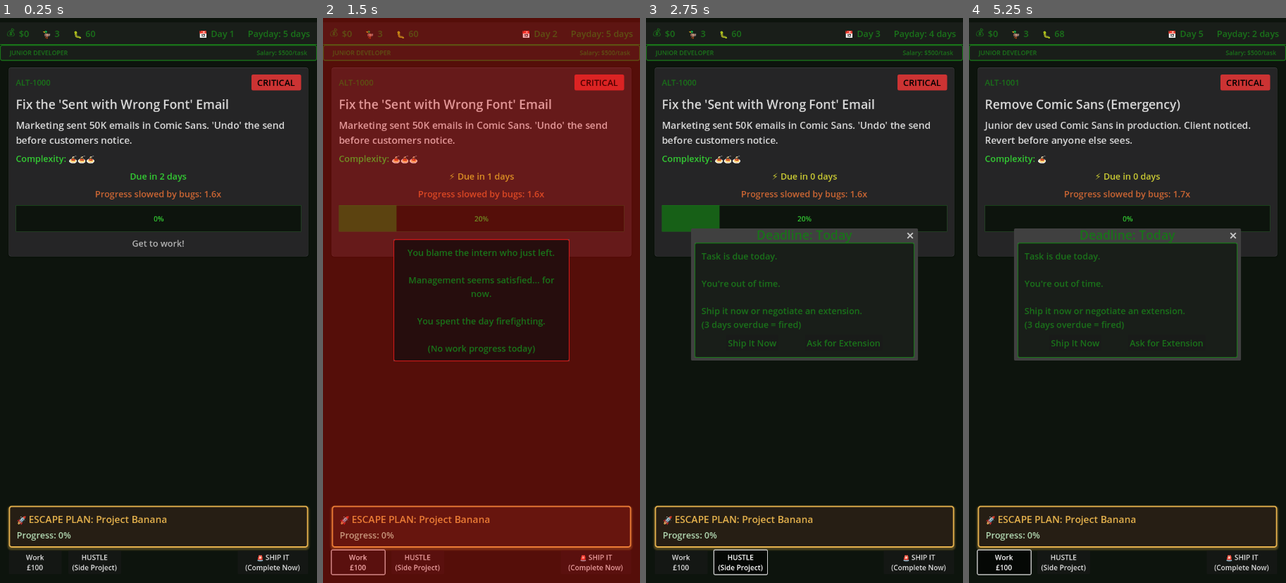
Above: before the commit, frames 1-4 (left to right).
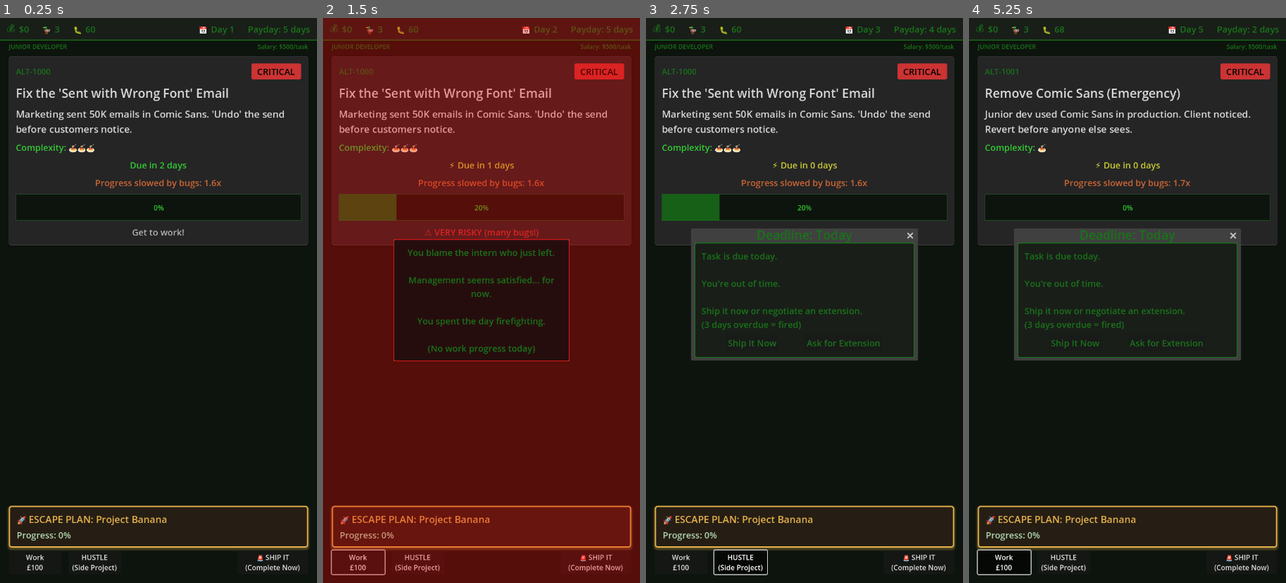
Above: after the commit, the same moments.

Repository: lmchoi/alt-f-this
Game: Godot game, scene res://scenes/game_ui.tscn
The game is run twice, just before and just after one commit, with the same random seed, the same clock (stepped at 60 frames per second) and the same inputs.
Inputs:
- Up to frame 1 (0.25 s): no input
- Up to frame 2 (1.5 s): click "Work £100" at 0.5 s; click "The intern we just let go." at 1.25 s
- Up to frame 3 (2.75 s): click "HUSTLE (Side Project)" at 2 s
- Up to frame 4 (5.25 s): click "🚨 SHIP IT (Complete Now)" at 2.75 s; click "Ship It Now" at 3.5 s; click "The intern we just let go." at 4.25 s; click "Work £100" at 5 s

The runs differ from the first frame. In frame 1, 12% of the frame differs, in the area x 0-100%, y 1-43%; in frame 2, 6.1%; in frame 3, 10%; in frame 4, 10%.

Commit message:
Fix panel spacing and remove job info border
- Remove border from JobInfo panel (no visual separation)
- Reduce JobInfo height (32→28px) and padding (6→4px)
- Remove top offset from VBoxContainer (10px→0px)
- Reduce gap between JobInfo and TaskPanel (15px→8px)

Tighter spacing matches mockup layout.

🤖 Generated with [Claude Code](https://claude.com/claude-code)

Co-Authored-By: Claude <noreply@anthropic.com>

Diff:
--- a/scenes/game_ui.tscn
+++ b/scenes/game_ui.tscn
@@ -28,7 +28,6 @@
 anchors_preset = 15
 anchor_right = 1.0
 anchor_bottom = 1.0
-offset_top = 10.0
 offset_bottom = -70.0
 grow_horizontal = 2
 grow_vertical = 2
@@ -43,7 +42,7 @@
 [node name="TaskPanelMargin" type="MarginContainer" parent="VBoxContainer"]
 layout_mode = 2
 theme_override_constants/margin_left = 20
-theme_override_constants/margin_top = 15
+theme_override_constants/margin_top = 8
 theme_override_constants/margin_right = 20
 
 [node name="TaskPanel" parent="VBoxContainer/TaskPanelMargin" instance=ExtResource("3_taskpanel")]
--- a/scenes/job_info.tscn
+++ b/scenes/job_info.tscn
@@ -1,19 +1,27 @@
-[gd_scene load_steps=2 format=3 uid="uid://cjob_info"]
+[gd_scene load_steps=3 format=3 uid="uid://cjob_info"]
 
 [ext_resource type="Script" path="res://scenes/job_info.gd" id="1_job_info"]
 [ext_resource type="Theme" path="res://themes/main_theme.tres" id="2_main_theme"]
 
+[sub_resource type="StyleBoxFlat" id="StyleBoxFlat_job_info"]
+bg_color = Color(0.05, 0.08, 0.05, 1)
+border_width_left = 0
+border_width_top = 0
+border_width_right = 0
+border_width_bottom = 0
+
 [node name="JobInfo" type="PanelContainer"]
-custom_minimum_size = Vector2(0, 32)
+custom_minimum_size = Vector2(0, 28)
 theme = ExtResource("2_main_theme")
+theme_override_styles/panel = SubResource("StyleBoxFlat_job_info")
 script = ExtResource("1_job_info")
 
 [node name="MarginContainer" type="MarginContainer" parent="."]
 layout_mode = 2
 theme_override_constants/margin_left = 20
-theme_override_constants/margin_top = 6
+theme_override_constants/margin_top = 4
 theme_override_constants/margin_right = 20
-theme_override_constants/margin_bottom = 6
+theme_override_constants/margin_bottom = 4
 
 [node name="JobContainer" type="HBoxContainer" parent="MarginContainer"]
 layout_mode = 2
